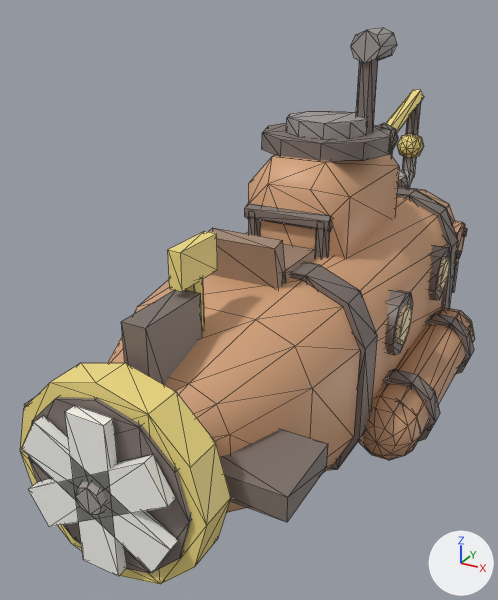
An edit to the glTF model art/subs/WreckDiver/WreckDiver.glb, drawn before and after from the same camera.
The view is the same before and after, from a 50 mm lens placed at (14.3, -32.7, 17.0), pointed at (-2.3, -2.4, 1.8). The lights are fixed; the arrows at lower right show +X, +Y and +Z. The older version comes first. Mesh edges are drawn as thin lines. Vertices at exactly the same position are counted once.

The first picture shows 'Hull', 'Hull_Glow', 'Prop', 'Seat'.
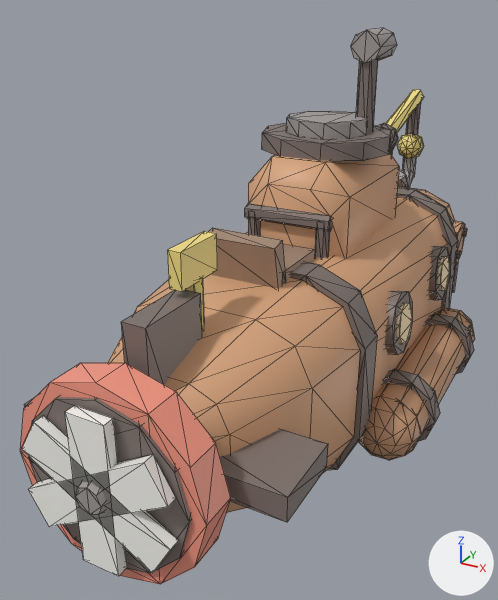
Location of each change, (x1, y1, x2, y2) in pixels of the pictures (498 x 600 px; the box of a moved part takes in the faces that stretch with it):
```json
{"part": 1, "of": "me_hull", "change": "moved or reshaped", "before": [428, 246, 450, 300], "after": [428, 246, 449, 300]}
{"part": 2, "of": "me_hull", "change": "moved or reshaped", "before": [385, 290, 413, 355], "after": [385, 291, 412, 355]}
{"part": 3, "of": "me_hull", "change": "recoloured", "before": [20, 363, 231, 584], "after": [20, 363, 231, 584], "on screen": "yellow to pink"}
```

The change, as JSON lines over the scene's bpy script:
```json
{"block": "me_hull", "where": "me_hull.from_pydata(...)  # 1044 vertices, 1912 faces; spans x -8.3..8.3, y -17.6..19.2, z -5.6..15.5"}
{"block": "me_hull", "where": "# used by ob_hull; location = (0.0, 0.0, 0.0)"}
{"block": "me_hull", "change": "me_hull part 1: the loose piece of 20 vertices spanning x 4.9..5.8, y 5.8..9.0, z -0.2..3.2 is turned 173.3 degrees about the y axis through its middle and scaled by 1.01, then moved by (-0.1, 0.0, 0.0)"}
{"block": "me_hull", "change": "me_hull part 2: the loose piece of 20 vertices spanning x 4.9..5.8, y -2.2..1.0, z -0.2..3.2 is turned 173.3 degrees about the y axis through its middle and scaled by 1.01, then moved by (-0.1, 0.0, 0.0)"}
{"block": "me_hull", "change": "me_hull part 3: 44 kept faces spanning x -4.3..4.3, y -17.4..-15.8, z -3.6..5.0 get new vertex colours; the middle colour goes from yellow #f5e085 to pink #f59883"}
```
